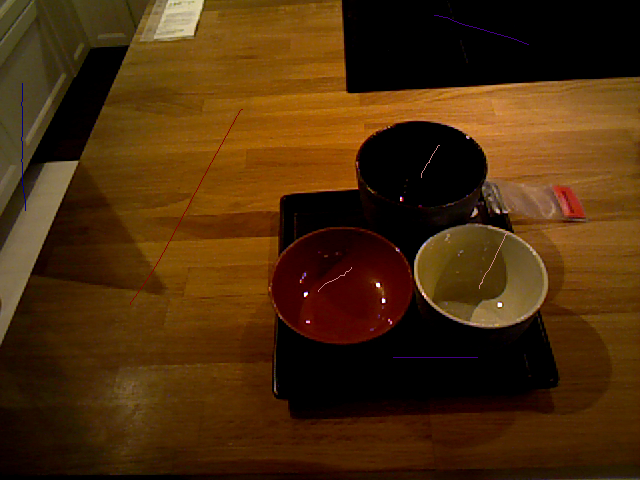
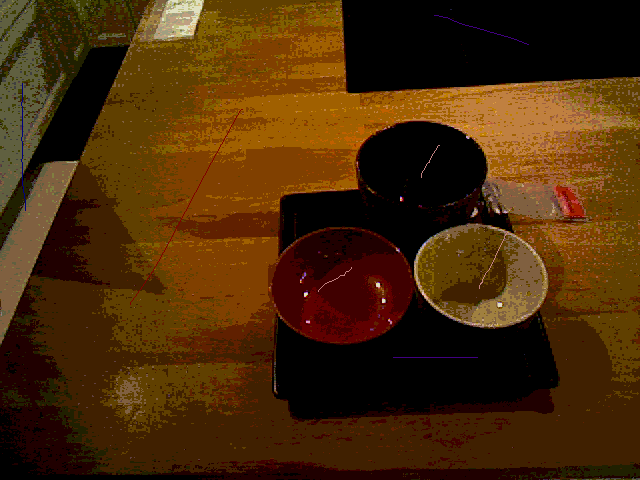
Layer changes from the first (640, 480) image to the second:
painted on "08.png" over <box>0,0,640,480</box>
